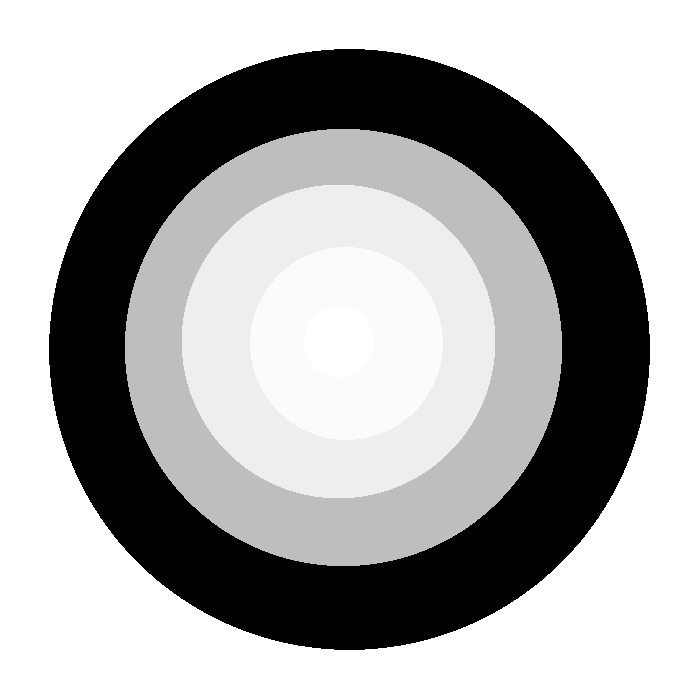
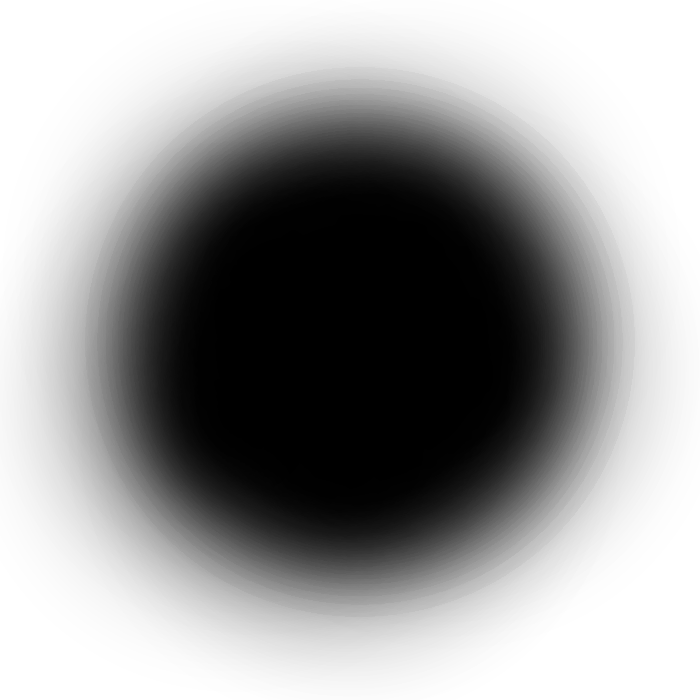
Layer changes from the first (700, 700) image to the second:
painted on "Layer #17" over [0, 4, 700, 700]
hid "Layer #3" over [114, 114, 585, 585]
hid "Layer #1" over [49, 49, 650, 650]
